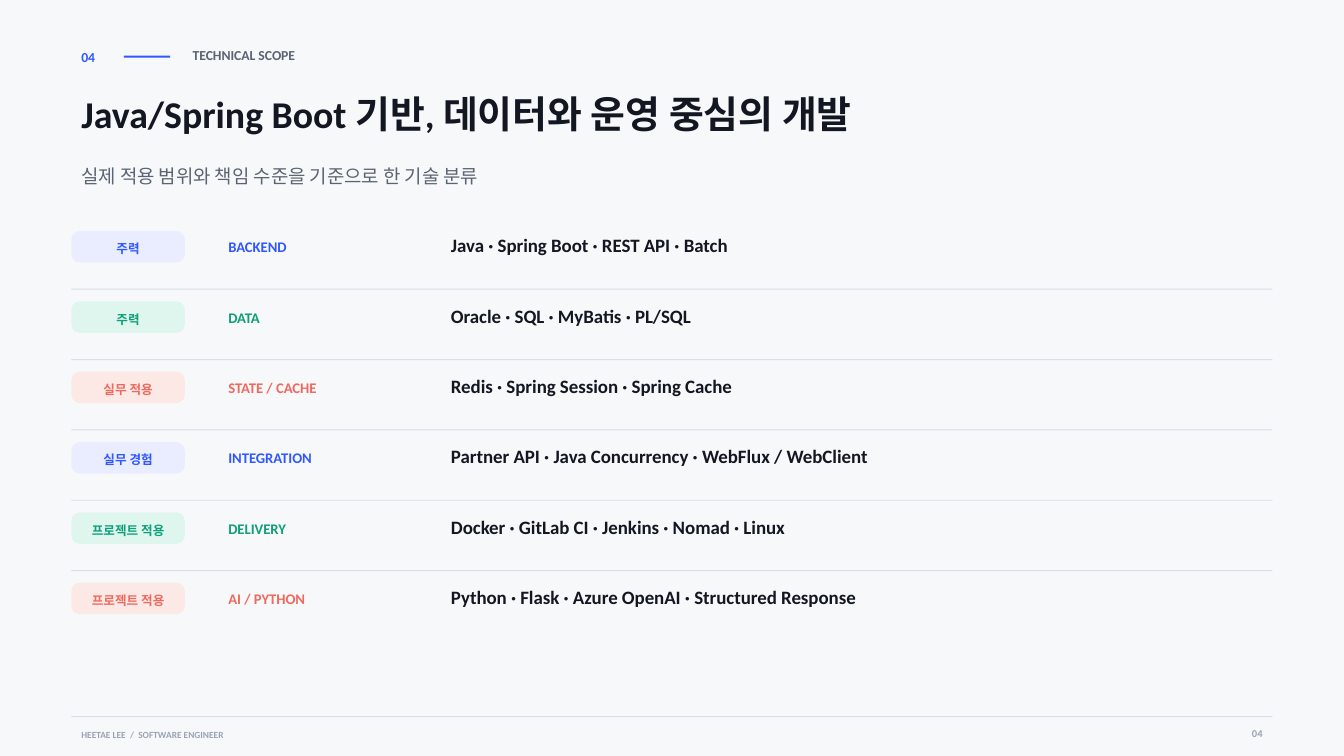
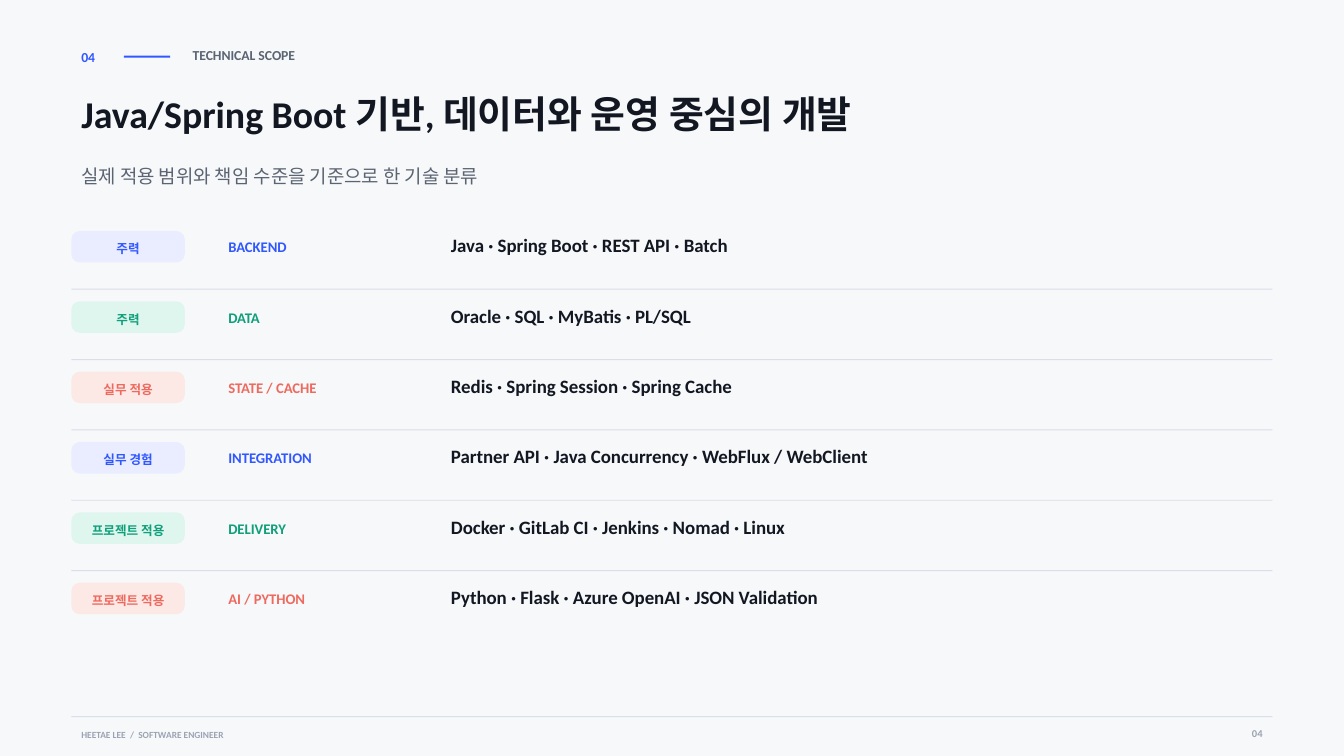
Before and after one commit to heetae-L/heetae-L.github.io, a slide deck: slide 4 of portfolio/heetae-lee-portfolio.pptx. Drawn at 1344x756 pixels with LibreOffice and Linux fonts; fonts in the diff are those of the drawing. Boxes give left, top, right and bottom in pixels: in the first picture for what was removed or moved away, otherwise in the second. Text is boxed around its words. In the diff, an @@ line names an element or a change of style, - is before the commit and + after.

```diff
--- a/portfolio/heetae-lee-portfolio.pptx
+++ b/portfolio/heetae-lee-portfolio.pptx
@@ text at (451, 590, 818, 607): text changed @@
-Python · Flask · Azure OpenAI · Structured Response
+Python · Flask · Azure OpenAI · JSON Validation
```
Also in this commit, not shown: 5 other slides changed, 1 other file.
